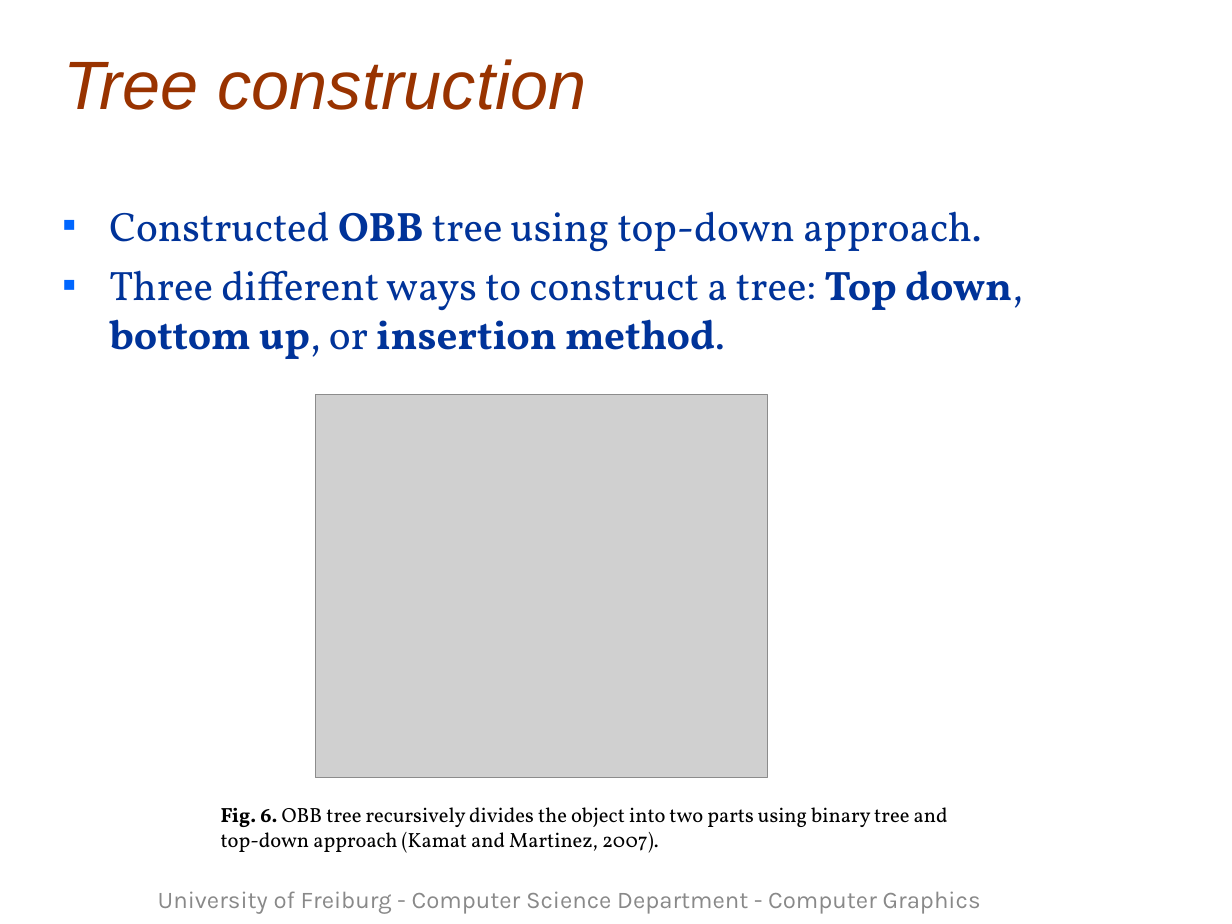
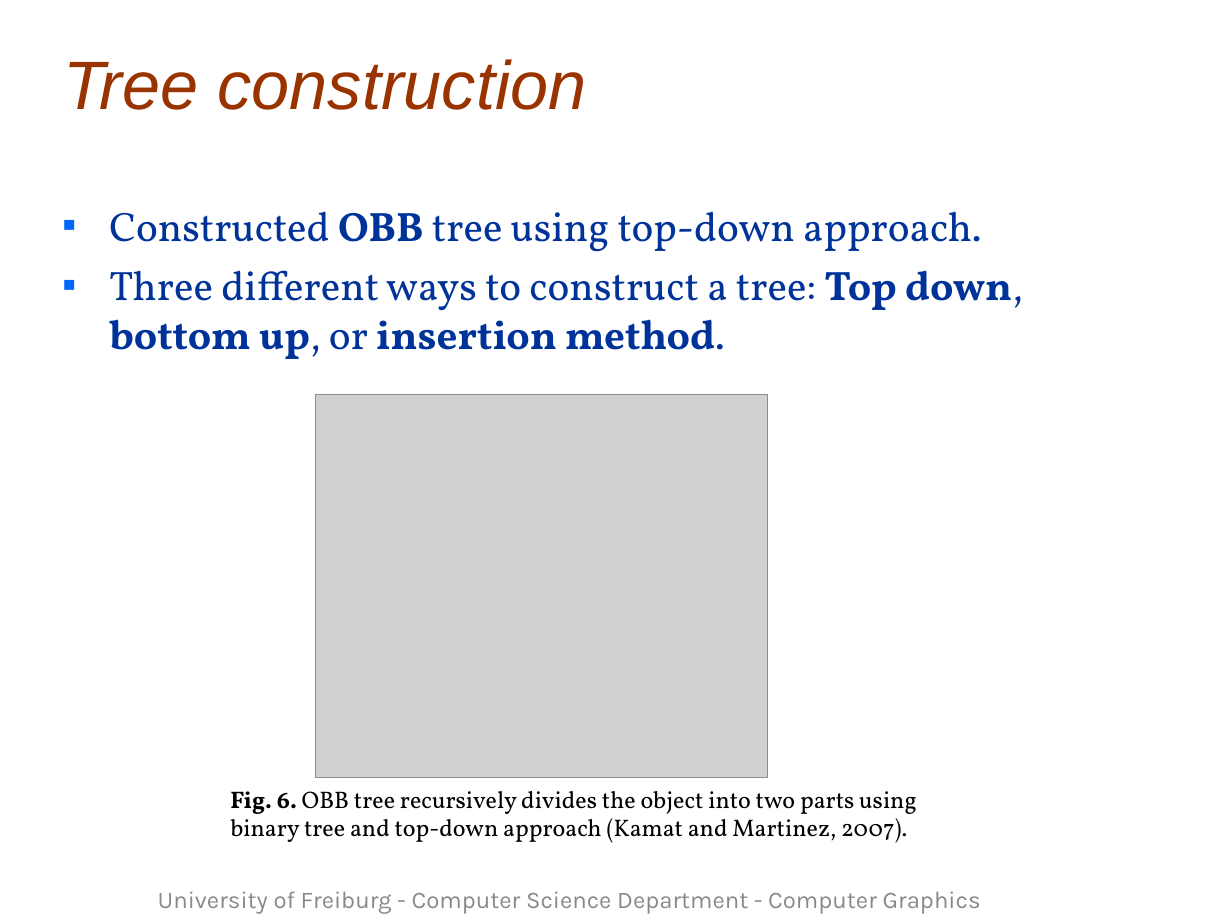
Before and after one commit to Alhajras/Raytracer, a slide deck: slide 12 of Seminar/template (1).ppt. Drawn at 1232x924 pixels with LibreOffice and Linux fonts; fonts in the diff are those of the drawing; grey boxes stand for pictures; background and template pictures are left out. Boxes give left, top, right and bottom in pixels: in the first picture for what was removed or moved away, otherwise in the second. Text is boxed around its words. In the diff, an @@ line names an element or a change of style, - is before the commit and + after.

```diff
--- a/Seminar/template (1).ppt
+++ b/Seminar/template (1).ppt
@@ text "Fig. 6. OBB tree recursively ..." moved from (x1=221, y1=807, x2=948, y2=853) to (x1=230, y1=791, x2=917, y2=843) @@
@@ text "Fig. 6. OBB tree recursively ..." at (x1=230, y1=791, x2=917, y2=843): size 12 to 14 pt @@
```
Also in this commit, not shown: 10 other slides changed, 3 slides added.
